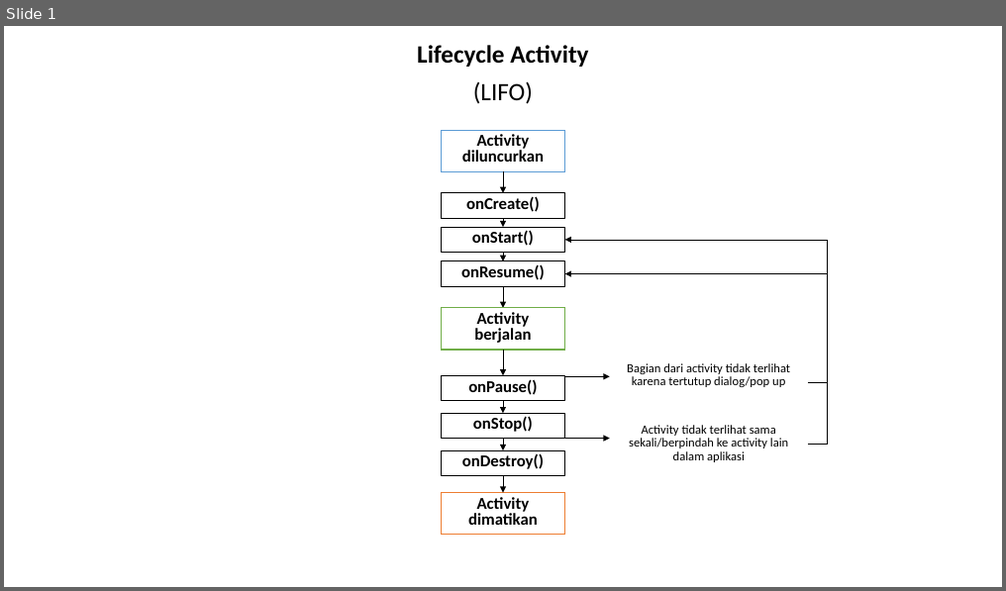
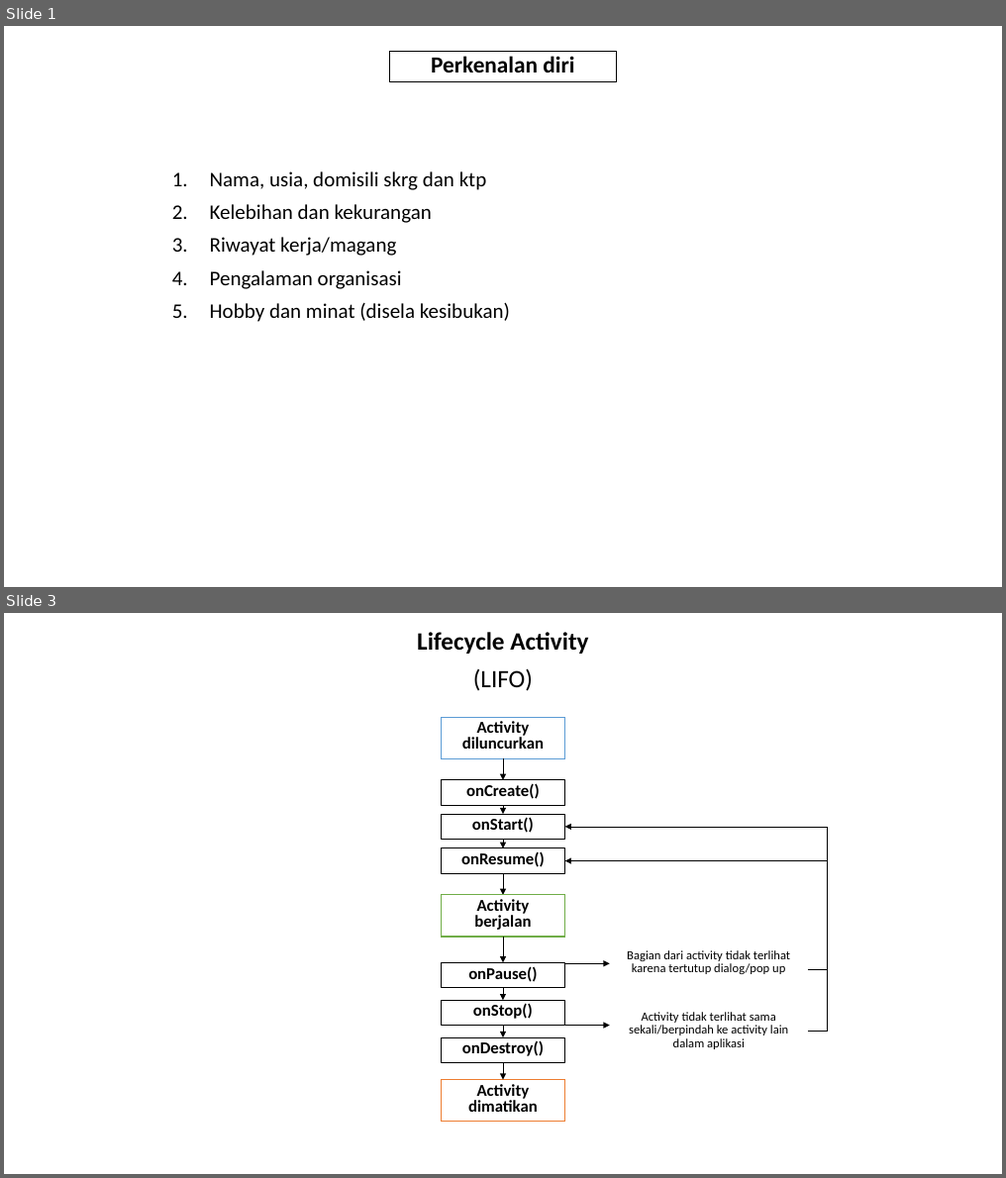
Before and after one commit to gunadermawan/curriculumVitae, a slide deck: proSistimatikaAuto/Presentation.pptx. Shown one above the other, each under a label of ours: slide 1 before the commit, slides 1 and 3 after it; the slides between them are not shown. The pictures are 1006x591 and 1006x1178 pixels, drawn with LibreOffice and Linux fonts; fonts in the diff are those of the drawing. Boxes give left, top, right and bottom in pixels: in the first picture for what was removed or moved away, otherwise in the second. Text is boxed around its words. In the diff, an @@ line names an element or a change of style, - is before the commit and + after.

```diff
--- a/proSistimatikaAuto/Presentation.pptx
+++ b/proSistimatikaAuto/Presentation.pptx
@@ slide 1 added at (x1=4, y1=26, x2=1002, y2=587), background #FFFFFF @@
@@ subtitle added at (x1=390, y1=52, x2=617, y2=81), outline #000000 1 pt, 22.2 pt, text #000000, bold @@
+Perkenalan diri
@@ text added at (x1=210, y1=172, x2=510, y2=322), 20 pt, text #000000 @@
+1. Nama, usia, domisili skrg dan ktp
+2. Kelebihan dan kekurangan
+3. Riwayat kerja/magang
+4. Pengalaman organisasi
+5. Hobby dan minat (disela kesibukan)
@@ what was slide 1 is now slide 3 @@
```
Also in this commit, not shown: 1 slide changed, 3 other slides added, 6 other files.
